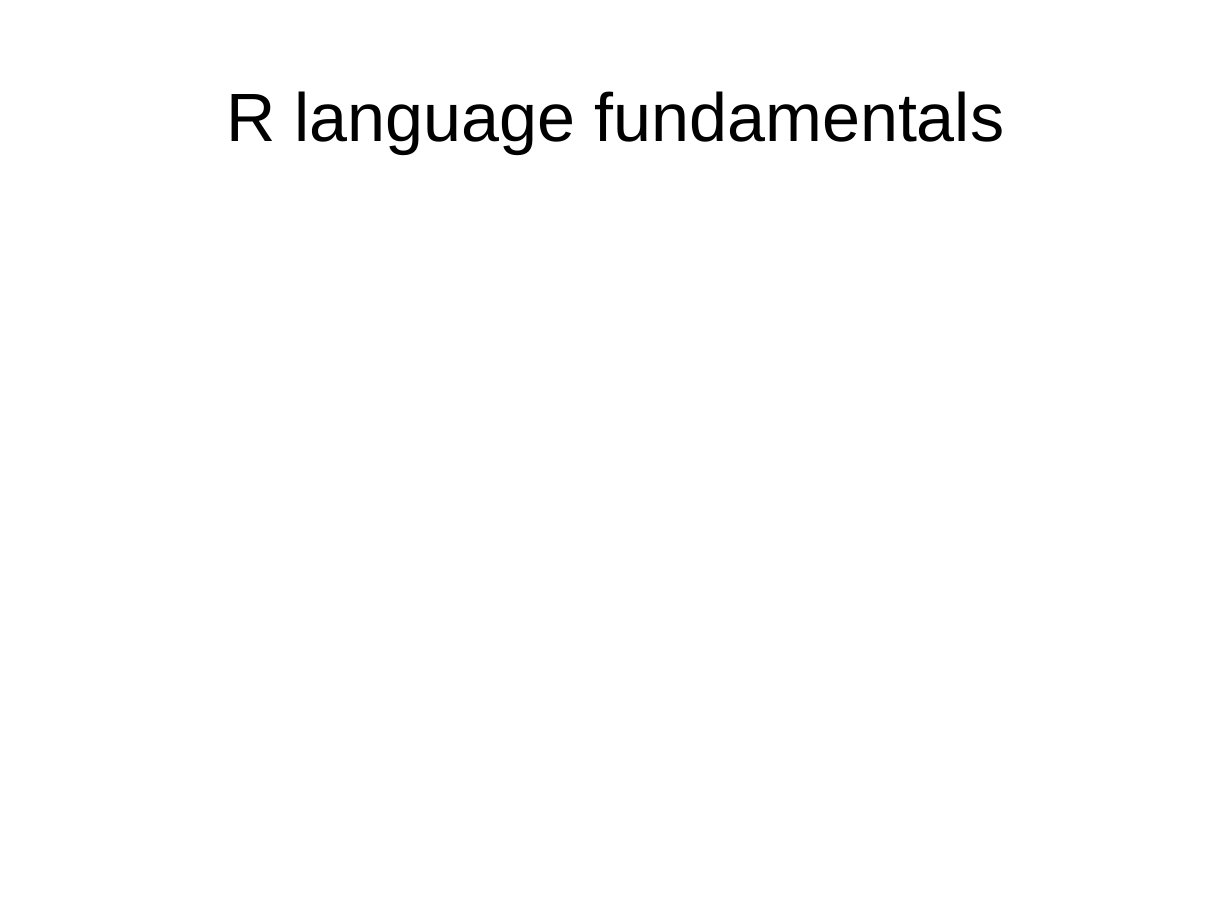
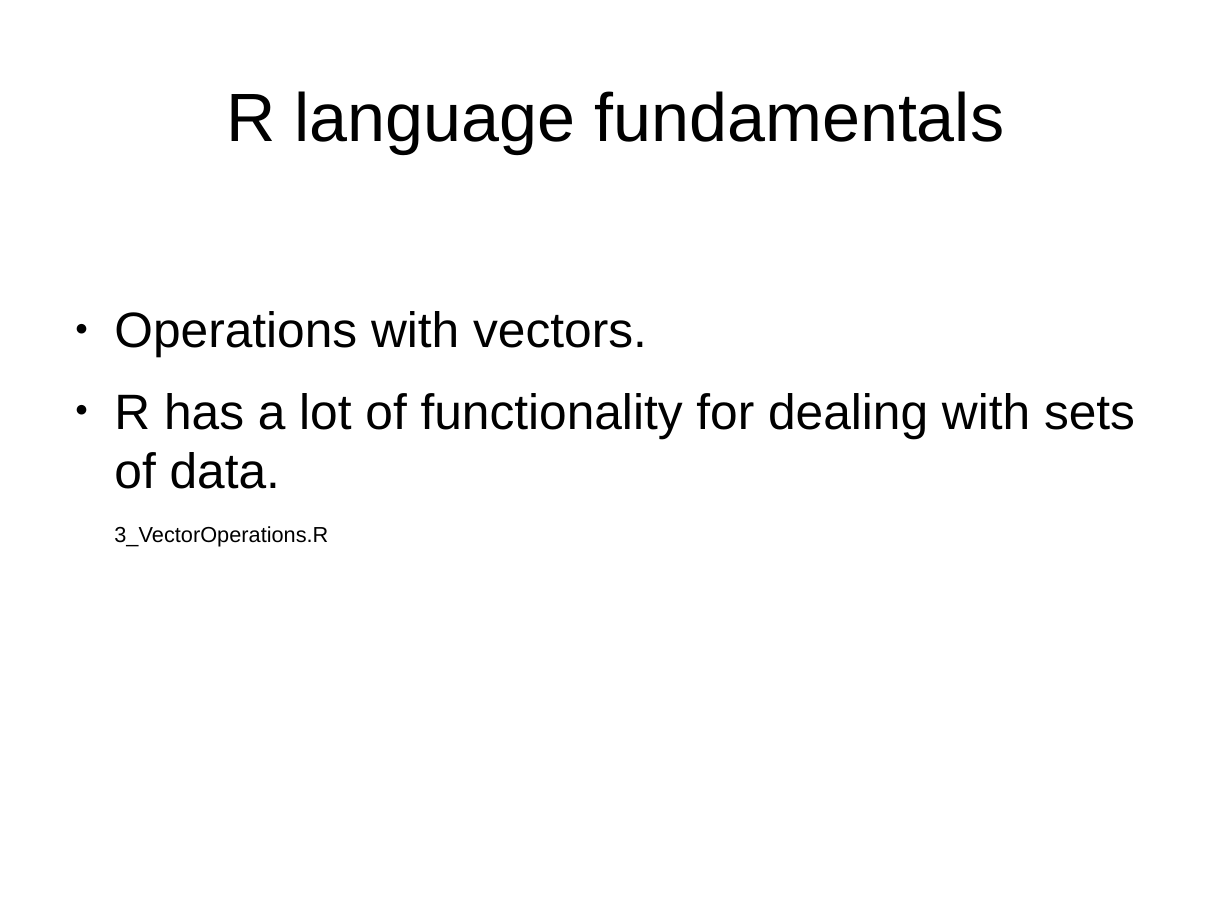
Before and after one commit to Johnny-Blue/R, a slide deck: slide 20 of R.odp. Drawn at 1232x924 pixels with LibreOffice and Linux fonts; fonts in the diff are those of the drawing. Boxes give left, top, right and bottom in pixels: in the first picture for what was removed or moved away, otherwise in the second. Text is boxed around its words. In the diff, an @@ line names an element or a change of style, - is before the commit and + after.

```diff
--- a/R.odp
+++ b/R.odp
@@ text added at bbox=[114, 311, 1135, 547], 32 pt, text #000000 @@
+● Operations with vectors.
+● R has a lot of functionality for dealing with sets of data.
+3_VectorOperations.R
```
Also in this commit, not shown: 2 other slides changed, 2 other files.
